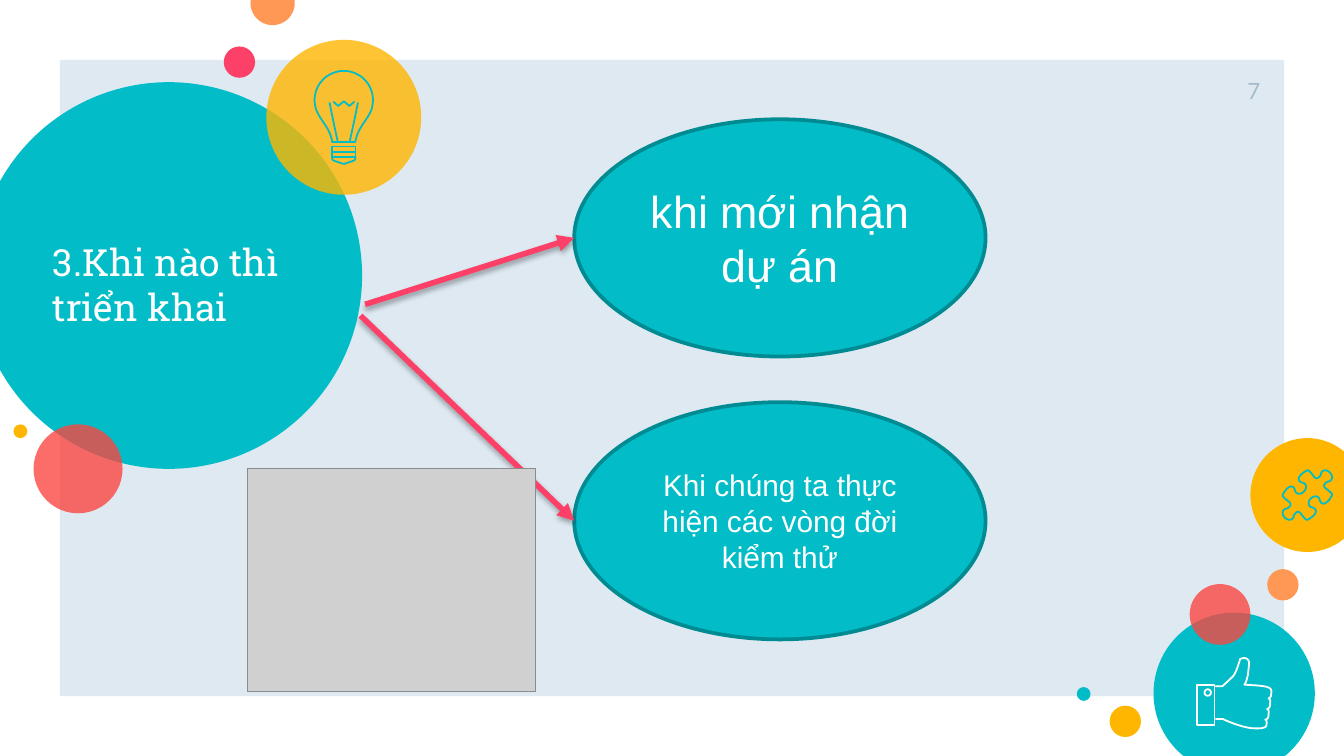
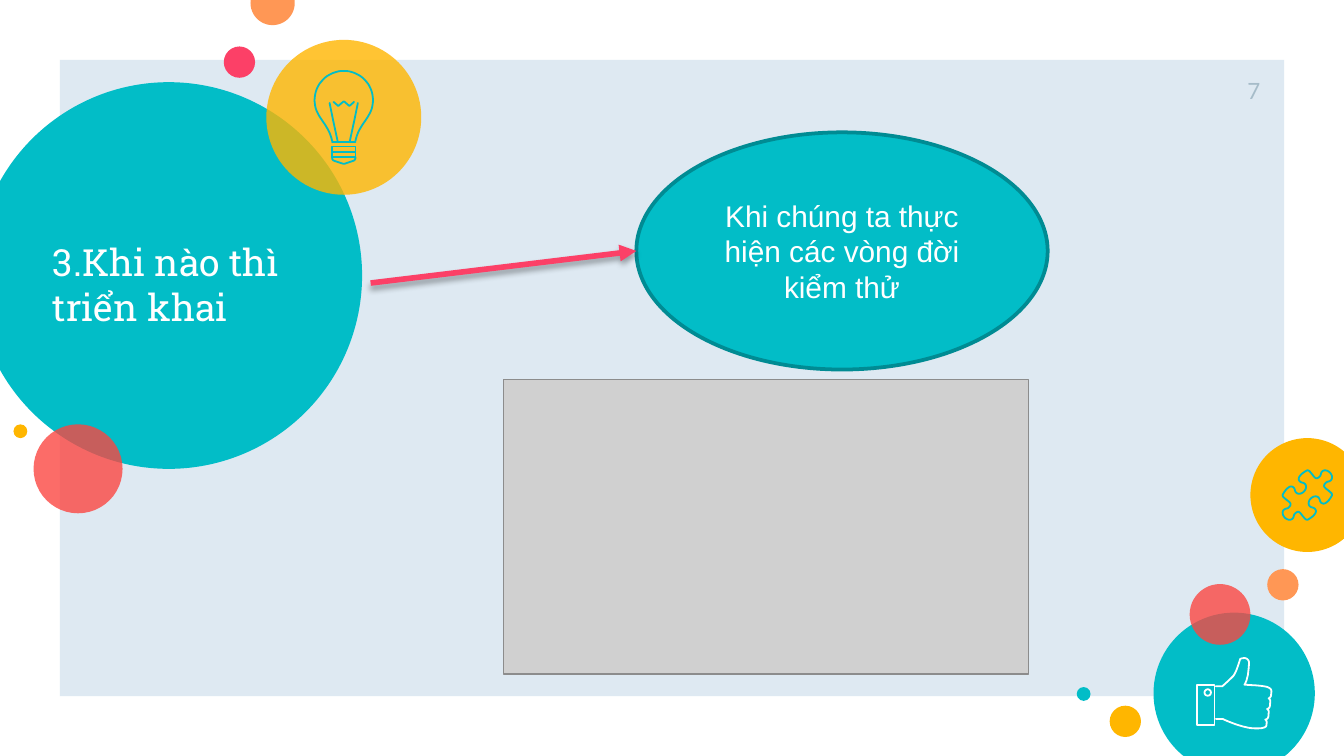
Before and after one commit to ngocvghy2000/AssignmentSOF303, a slide deck: slide 7 of thuyết trình ngay 23-4-2020/slide 22-4-20.pptx. Drawn at 1344x756 pixels with LibreOffice and Linux fonts; fonts in the diff are those of the drawing; grey boxes stand for pictures. Boxes give left, top, right and bottom in pixels: in the first picture for what was removed or moved away, otherwise in the second. Text is boxed around its words. In the diff, an @@ line names an element or a change of style, - is before the commit and + after.

```diff
--- a/thuyết trình ngay 23-4-2020/slide 22-4-20.pptx
+++ b/thuyết trình ngay 23-4-2020/slide 22-4-20.pptx
@@ ellipse removed at [574,120,985,358] @@
-khi mới nhận dự án
@@ ellipse "Khi chúng ta thực hiện ...": place and size @@
-ellipse "Khi chúng ta thực hiện ..." at [574,402,985,640]
+ellipse "Khi chúng ta thực hiện ..." at [636,132,1047,370]
@@ arrow removed from (366, 305) to (574, 238) @@
@@ arrow moved from (360, 316) - (574, 521) to (371, 284) - (636, 251) @@
@@ picture: place and size @@
-picture at [247,469,535,692]
+picture at [504,380,1030,675]
```
Also in this commit, not shown: 1 other slide changed, 1 slide removed.
